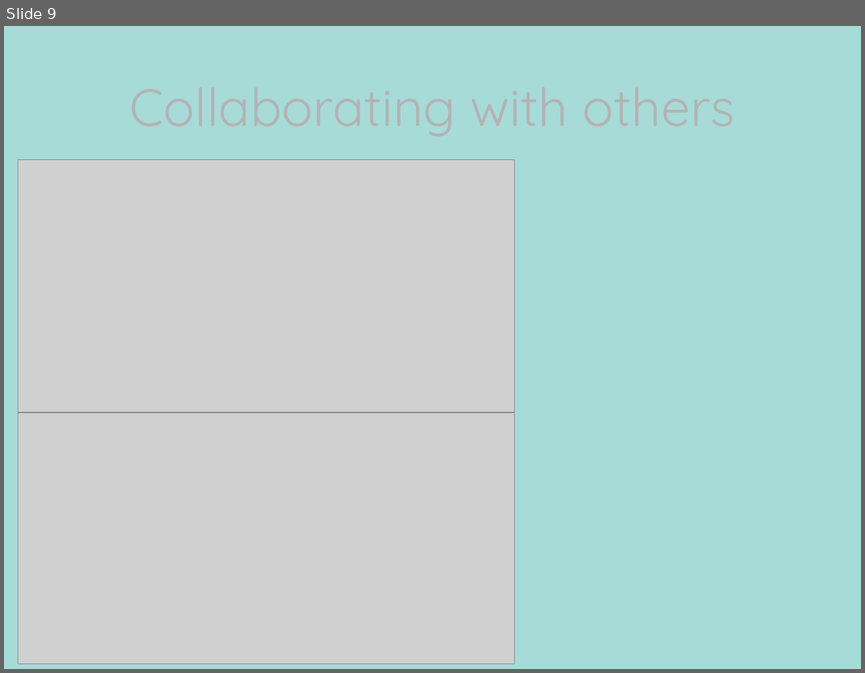
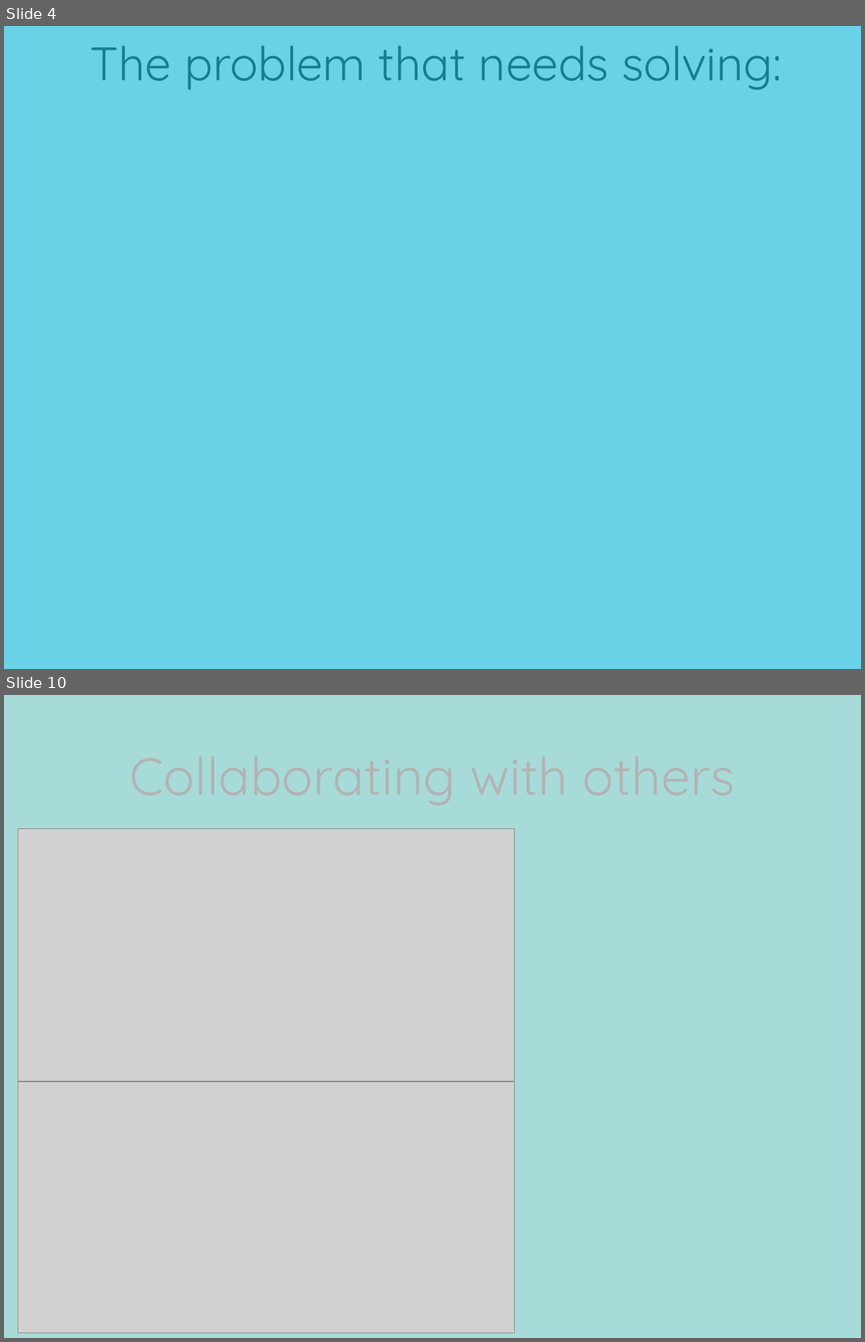
Before and after one commit to coconn/Friday-Noon-Seminar---Git-Github, a slide deck: FNS-13032015-Git-Primer.pptx. Shown one above the other, each under a label of ours: slide 9 before the commit, slides 4 and 10 after it; the slides between them are not shown. The pictures are 865x673 and 865x1342 pixels, drawn with LibreOffice and Linux fonts; fonts in the diff are those of the drawing; grey boxes stand for pictures; background and template pictures are left out. Boxes give left, top, right and bottom in pixels: in the first picture for what was removed or moved away, otherwise in the second. Text is boxed around its words. In the diff, an @@ line names an element or a change of style, - is before the commit and + after.

```diff
--- a/FNS-13032015-Git-Primer.pptx
+++ b/FNS-13032015-Git-Primer.pptx
@@ slide 4 added at <box>4,26,861,669</box>, background picture (left out) @@
@@ title added at <box>90,46,781,90</box>, 39.6 pt, text #177D91 @@
+The problem that needs solving:
@@ what was slide 9 is now slide 10 @@
```
Also in this commit, not shown: 5 slides changed, 2 other slides added, 2 slides removed.
